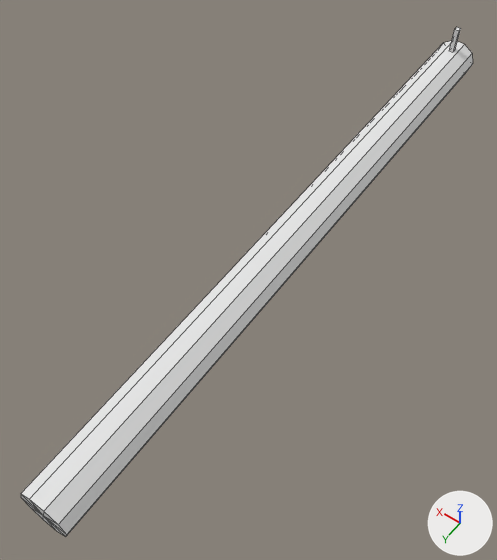
The OBJ model ImpossibleShotProt/Assets/Models/Cañon.obj as it was, and as the next commit left it.
Both versions are drawn from a 50 mm lens placed at (-2.01, 3.64, 4.53), pointed at (0.18, 0.57, -0.29). The lights are fixed; the arrows at lower right show +X, +Y and +Z. Mesh edges are drawn as thin lines. Where no turn or scale is listed for an object, it has been applied to the vertices.

In view in the first picture: 'Cañon'.
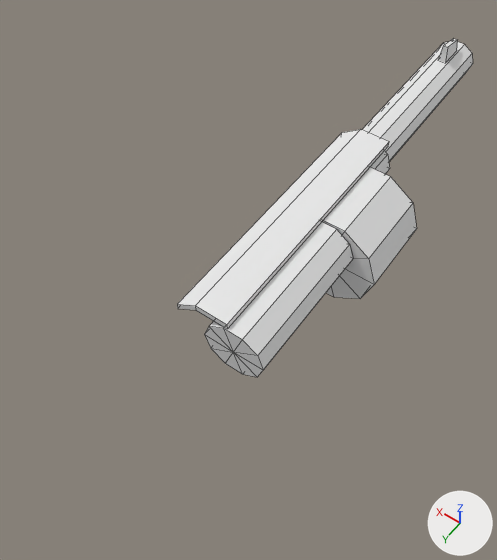
Changed parts and their boxes (x1, y1, x2, y2) in the pictures (497 x 560 px):
```json
{"object": "Cañon", "change": "reshaped", "before": [21, 27, 473, 536], "after": [177, 39, 473, 377], "on screen": "34% narrower, 34% shorter"}
{"part": 1, "of": "me_cañon", "change": "added", "after": [370, 151, 390, 174]}
{"part": 2, "of": "me_cañon", "change": "added", "after": [205, 222, 353, 377]}
{"part": 3, "of": "me_cañon", "change": "added", "after": [322, 167, 417, 299]}
{"part": 4, "of": "me_cañon", "change": "deleted", "before": [449, 27, 461, 52]}
{"part": 5, "of": "me_cañon", "change": "built on", "before": [21, 41, 470, 536], "after": [177, 39, 470, 328]}
```

Scene script edits in JSON lines:
```json
{"block": "me_cañon", "where": "# used by ob_cañon; location = (0.0, 0.0, 0.0)"}
{"op": "remove", "block": "me_cañon", "code": "me_cañon.from_pydata(...)  # 30 vertices, 36 faces; spans x -0.21..0.21, y -3.14..3.14, z -0.19..0.45"}
{"op": "add", "block": "me_cañon", "code": "me_cañon.from_pydata(...)  # 108 vertices, 136 faces; spans x -0.78..0.29, y -3.14..1.39, z -0.67..0.37"}
{"block": "me_cañon", "change": "me_cañon part 1: a new loose piece, a 10-sided cylinder along y spanning x -0.27..0.27, y -1.12..-0.79, z -0.24..0.24, in mat_lambert3sg (white #e7e7e7)"}
{"block": "me_cañon", "change": "me_cañon part 2: a new loose piece, a 10-sided cylinder along y spanning x -0.54..0.02, y 0.04..1.39, z -0.26..0.24, in mat_lambert3sg (white #e7e7e7)"}
{"block": "me_cañon", "change": "me_cañon part 3: a new loose piece, a 10-sided cylinder along y spanning x -0.78..0.25, y -0.78..0.03, z -0.67..0.25, in mat_lambert3sg (white #e7e7e7)"}
{"block": "me_cañon", "change": "me_cañon part 4: the loose piece of 8 vertices spanning x -0.02..0.02, y -2.98..-2.93, z 0.19..0.45 is deleted"}
{"block": "me_cañon", "change": "me_cañon part 5"}
{"block": "me_cañon", "change": "11 vertices are removed from x -0.21..0.21, y 3.14, z -0.19..0.19"}
{"block": "me_cañon", "change": "20 faces are deleted"}
{"block": "me_cañon", "change": "15 vertices are added at x -0.2..0.29, y -2.98..-1.09, z 0.0..0.37"}
{"block": "me_cañon", "change": "10 new vertices lie (0.0, 2.05, 0.0) away from vertices in x -0.21..0.21, y -3.14, z -0.19..0.19"}
{"block": "me_cañon", "change": "6 new vertices lie (0.0, 2.51, 0.0) away from vertices in x -0.2..0.29, y -1.13, z 0.1..0.29"}
{"block": "me_cañon", "change": "36 new faces join them"}
```
